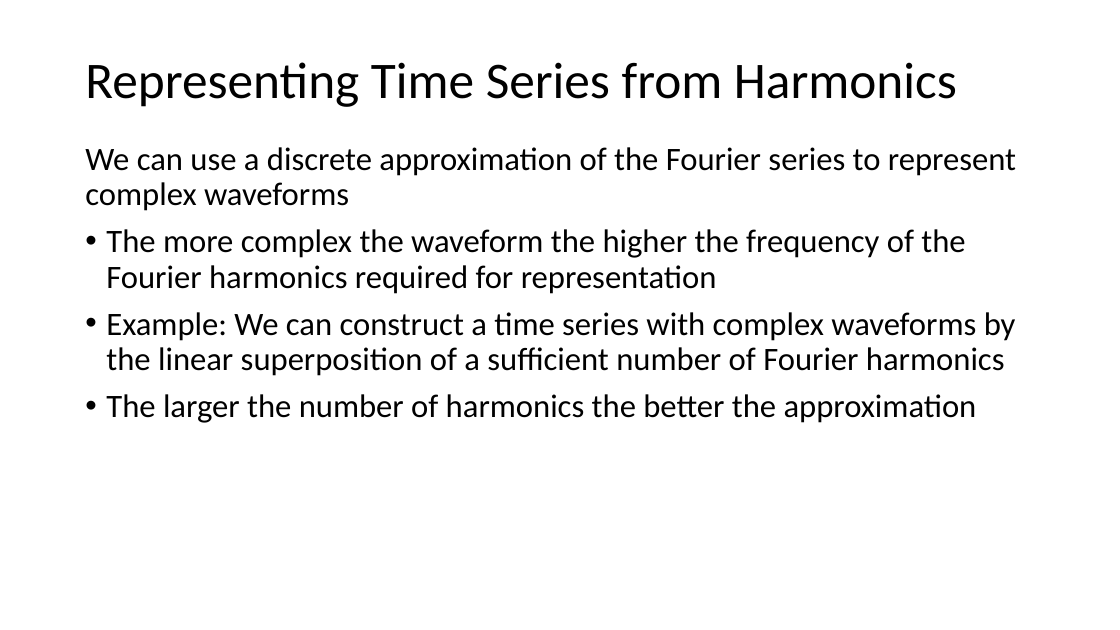
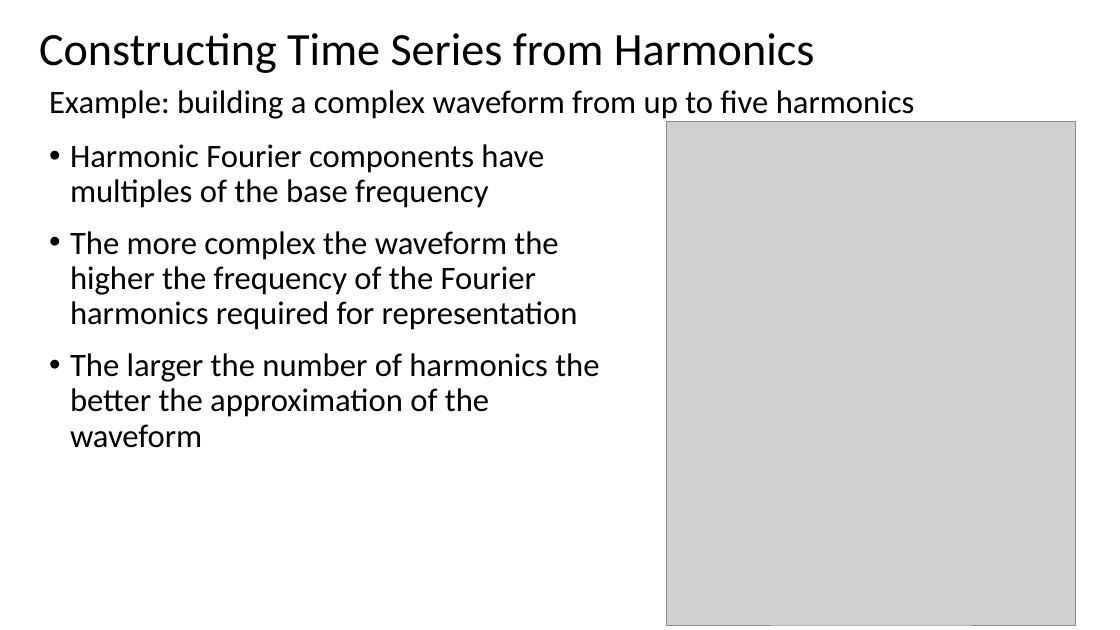
Before and after one commit to StephenElston/CSCI-E-83, a slide deck: slide 13 of LectureSlides/14_ComplexTimeSeries.pptx (slide 12 before the commit). Drawn at 1120x630 pixels with LibreOffice and Linux fonts; fonts in the diff are those of the drawing; grey boxes stand for pictures. Boxes give left, top, right and bottom in pixels: in the first picture for what was removed or moved away, otherwise in the second. Text is boxed around its words. In the diff, an @@ line names an element or a change of style, - is before the commit and + after.

Commit message:
Added examples to messy time series slides

```diff
--- a/LectureSlides/14_ComplexTimeSeries.pptx
+++ b/LectureSlides/14_ComplexTimeSeries.pptx
@@ title at (39,33,815,73): text changed; size 44 to 39.6 pt @@
-Representing Time Series from Harmonics
+Constructing Time Series from Harmonics
@@ text added at (49,90,915,122), 28 pt, text #000000 @@
+Example: building a complex waveform from up to five harmonics
@@ text added at (70,144,599,448), 28 pt, text #000000 @@
+• Harmonic Fourier components have multiples of the base frequency
+• The more complex the waveform the higher the frequency of the Fourier harmonics required for representation
+• The larger the number of harmonics the better the approximation of the waveform
@@ text removed at (85,147,1016,423) @@
-We can use a discrete approximation of the Fourier series to represent complex waveforms
-• The more complex the waveform the higher the frequency of the Fourier harmonics required for representation
-• Example: We can construct a time series with complex waveforms by the linear superposition of a sufficient number of Fourier harmonics
-• The larger the number of harmonics the better the approximation
@@ picture added at (666,122,1076,625) @@
```
Also in this commit, not shown: 2 other slides changed, 12 slides added.
